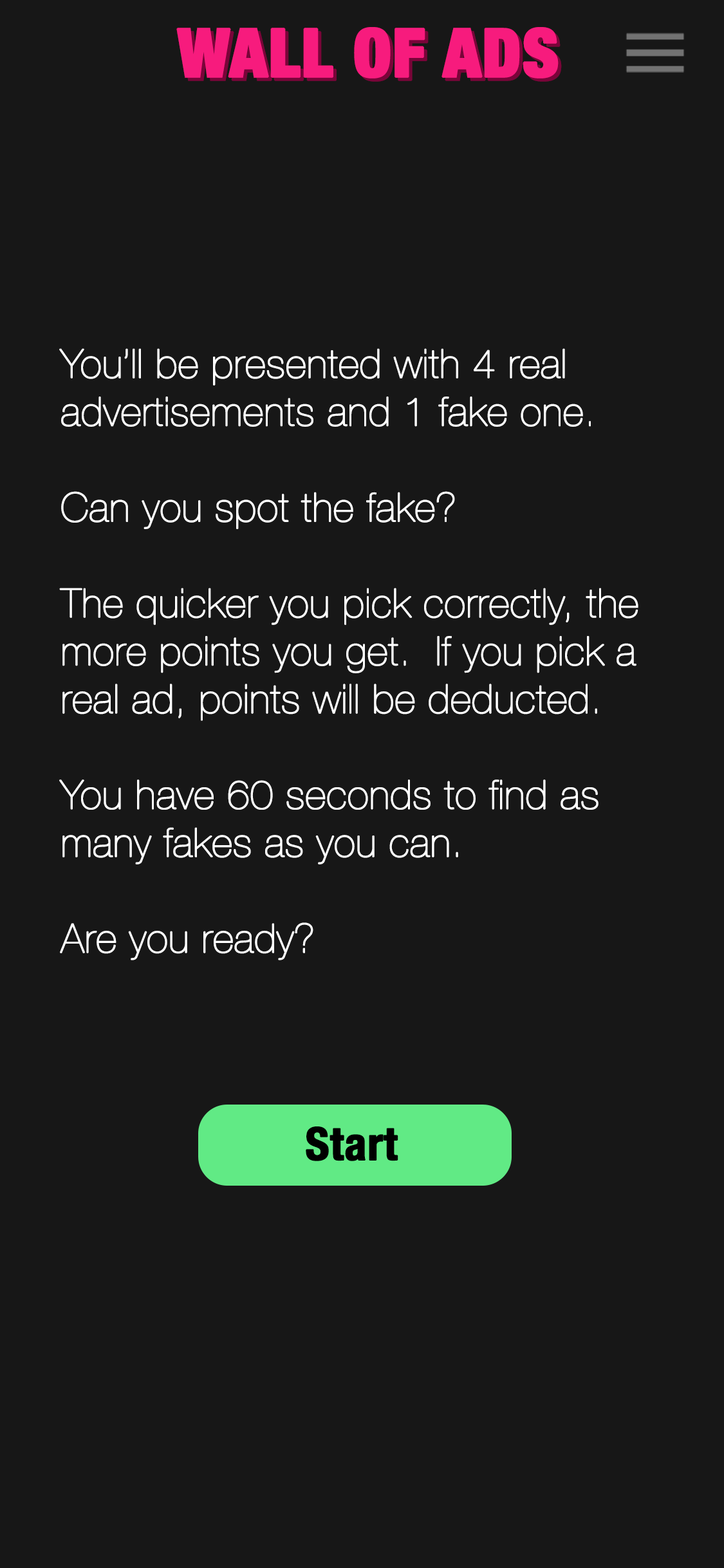
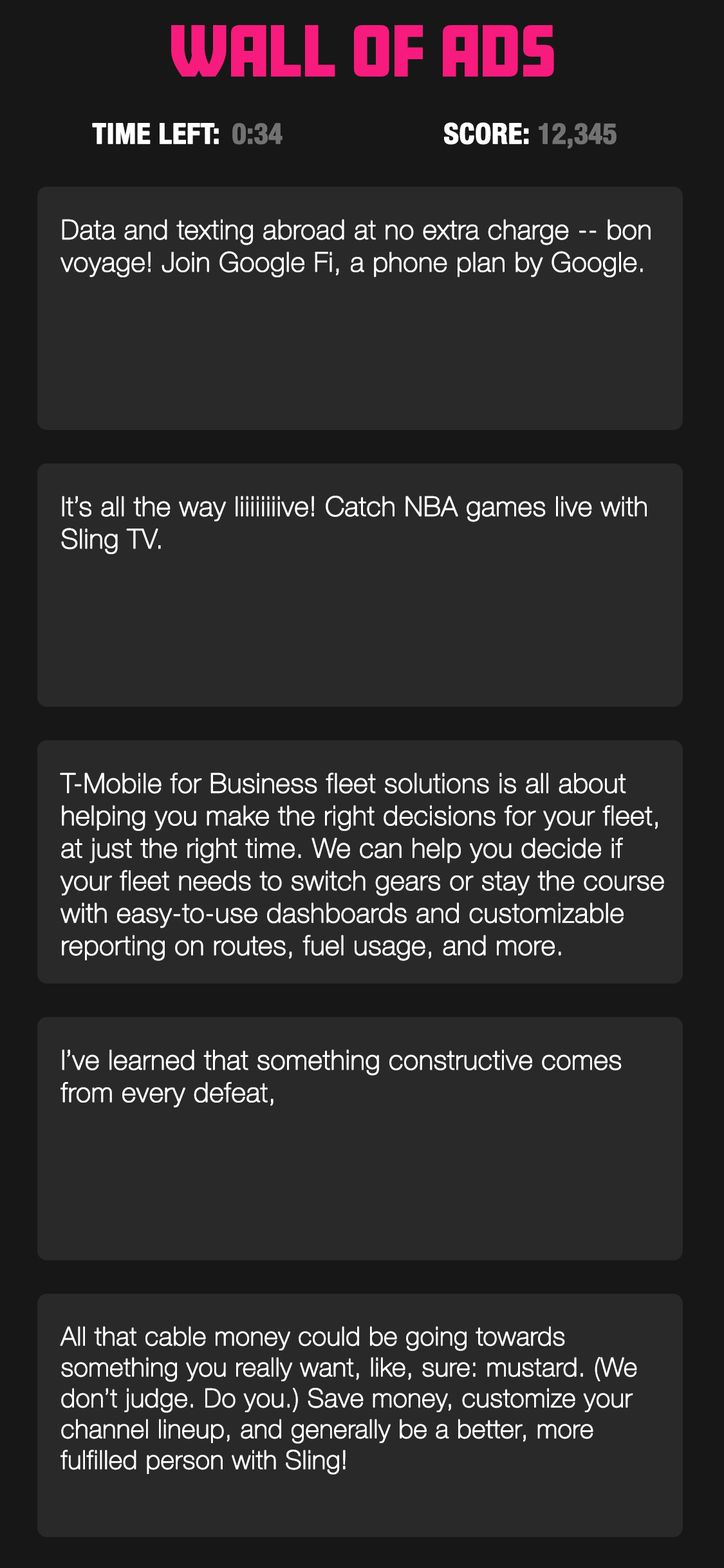
Layers edited between the first and the second 724×1568 image:
hid group "intnro" (4 layers) over (37, 348, 683, 1186)
hid "Layer 2" over (625, 32, 685, 73)
showed group "wall" (17 layers) over (37, 122, 683, 1538)
added layer "WALL OF ADS" (1st of 2) above "WALL OF ADS copy" over (171, 25, 555, 77)
hid "WALL OF ADS copy" over (176, 27, 559, 79)
hid "WALL OF ADS" (2nd of 2) over (179, 30, 562, 82)
